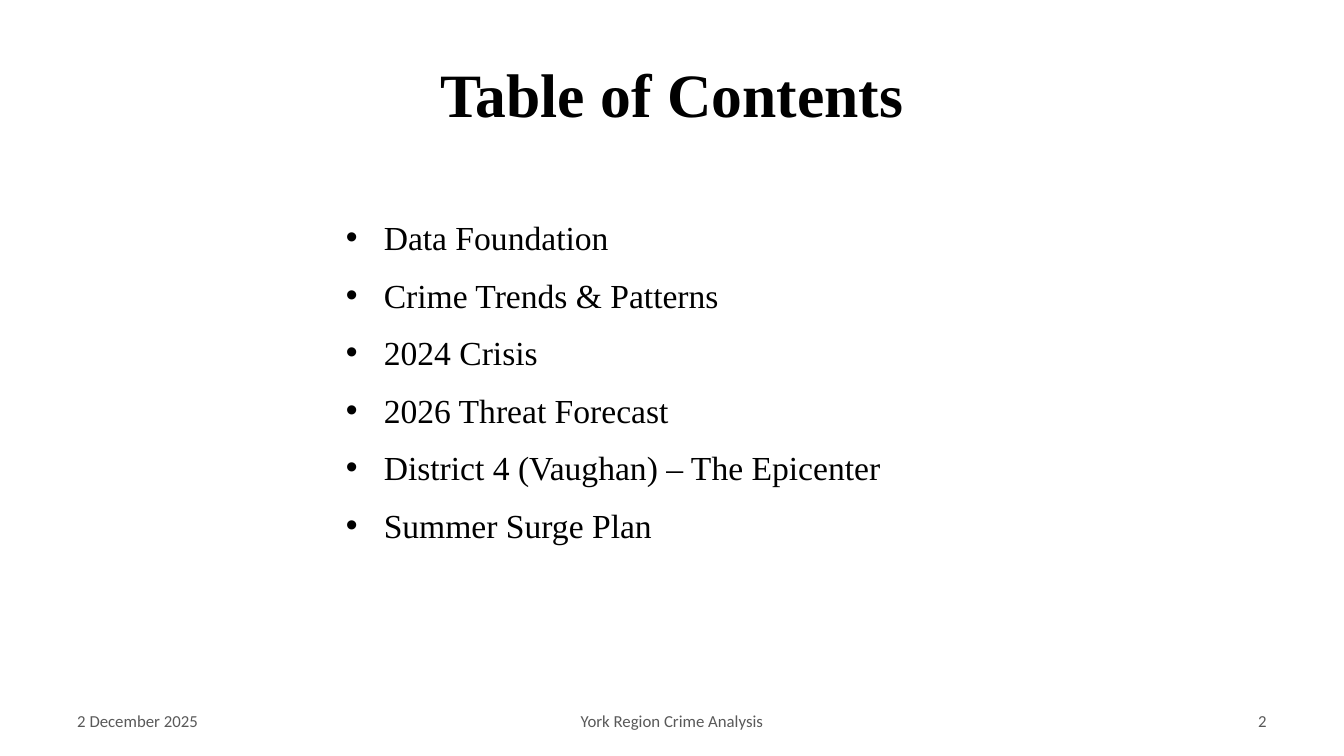
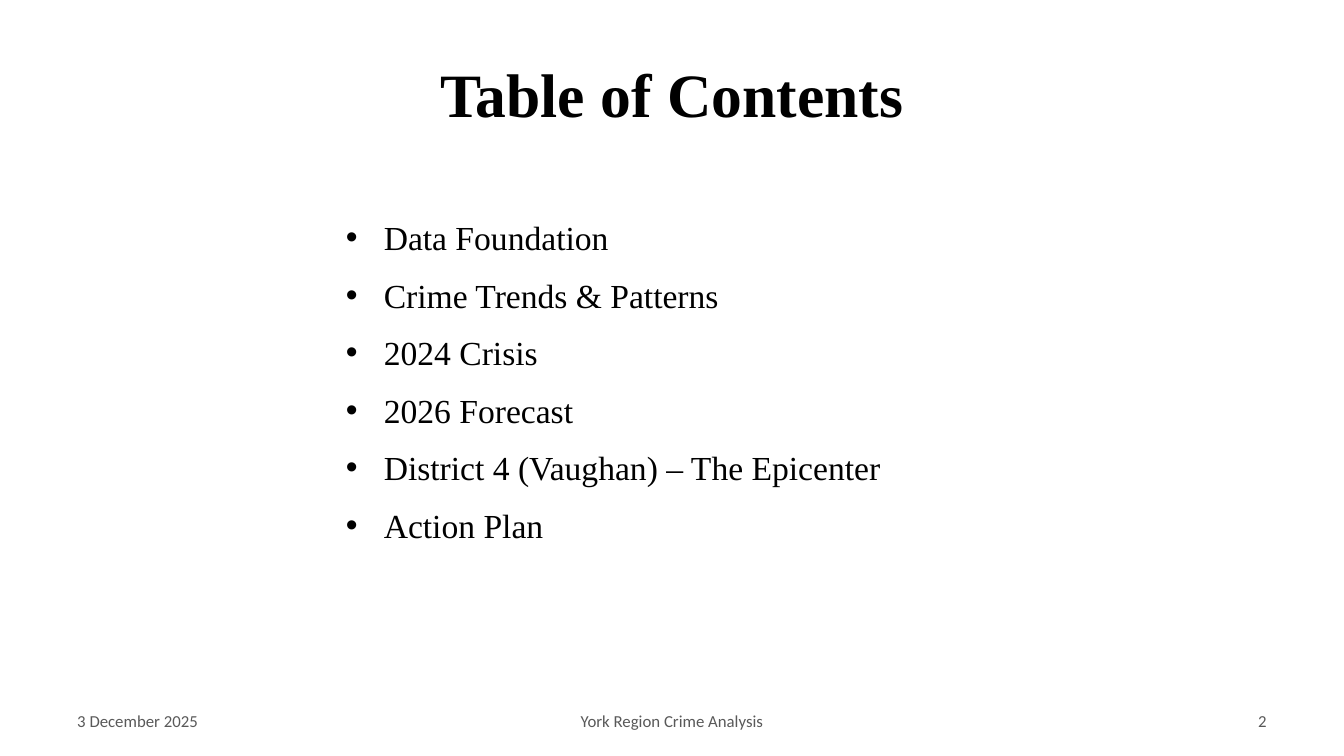
Before and after one commit to fuxima/YRP, a slide deck: slide 2 of YorkRegionCrimeAnalysis_presentation.pptx. Drawn at 1344x756 pixels with LibreOffice and Linux fonts; fonts in the diff are those of the drawing; background and template pictures are left out. Boxes give left, top, right and bottom in pixels: in the first picture for what was removed or moved away, otherwise in the second. Text is boxed around its words. In the diff, an @@ line names an element or a change of style, - is before the commit and + after.

```diff
--- a/YorkRegionCrimeAnalysis_presentation.pptx
+++ b/YorkRegionCrimeAnalysis_presentation.pptx
@@ text at bbox=[384, 400, 573, 424]: text changed @@
-• 2026 Threat Forecast
+• 2026 Forecast
@@ text at bbox=[384, 514, 544, 539]: text changed @@
-• Summer Surge Plan
+• Action Plan
@@ text at bbox=[77, 715, 198, 727]: text changed @@
-2 December 2025
+3 December 2025
```
Also in this commit, not shown: 26 other slides changed.
